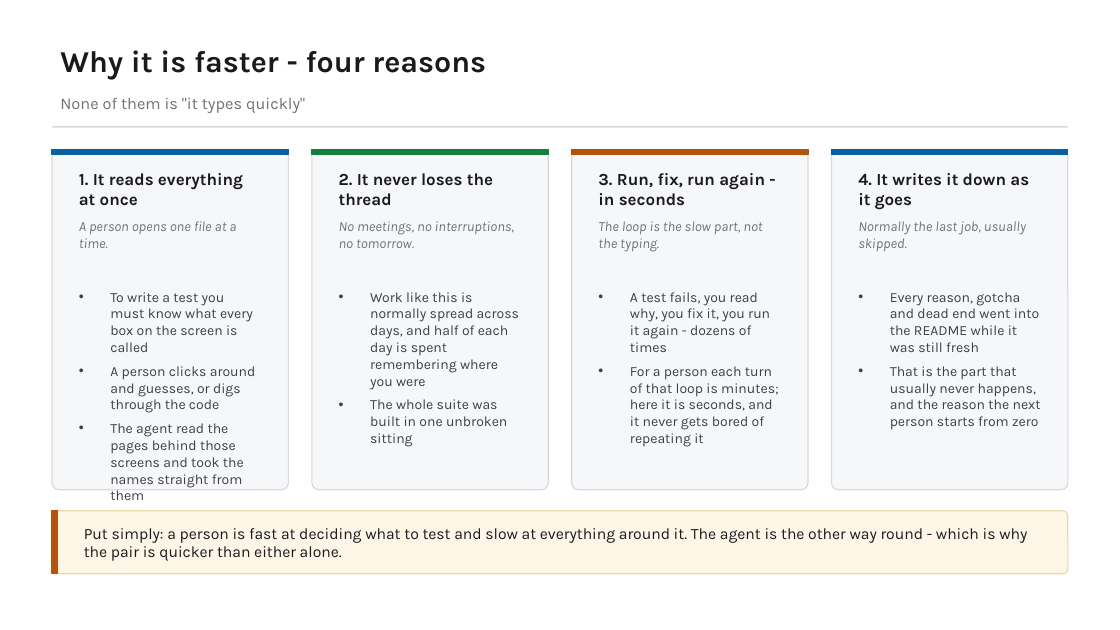
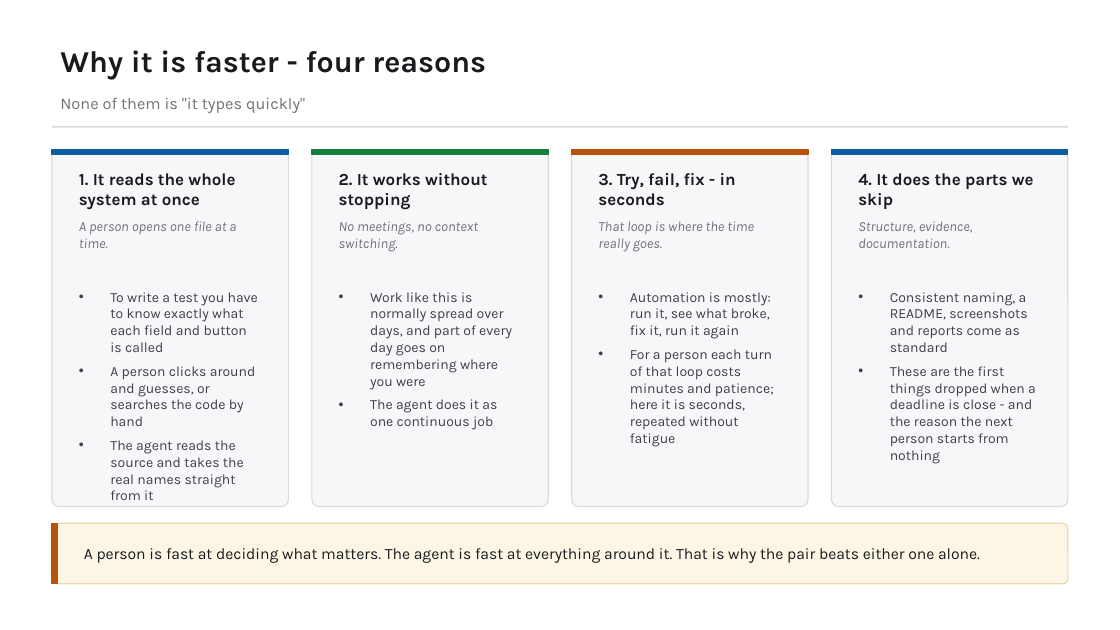
Before and after one commit to bulubuloa/AS.APAC.AI.Workshop, a slide deck: slide 12 of presentations/Web_Test_Automation_Playwright.pptx. Drawn at 1120x630 pixels with LibreOffice and Linux fonts; fonts in the diff are those of the drawing. Boxes give left, top, right and bottom in pixels: in the first picture for what was removed or moved away, otherwise in the second. Text is boxed around its words. In the diff, an @@ line names an element or a change of style, - is before the commit and + after.

```diff
--- a/presentations/Web_Test_Automation_Playwright.pptx
+++ b/presentations/Web_Test_Automation_Playwright.pptx
@@ rounded rectangle: place and size @@
-rounded rectangle at [52,150,288,490]
+rounded rectangle at [52,150,288,507]
@@ text at [79,173,235,210]: text changed @@
-1. It reads everything at once
+1. It reads the whole system at once
@@ rounded rectangle: place and size @@
-rounded rectangle at [312,150,548,490]
+rounded rectangle at [312,150,548,507]
@@ text at [339,173,487,210]: text changed @@
-2. It never loses the thread
+2. It works without stopping
@@ rounded rectangle: place and size @@
-rounded rectangle at [572,150,808,490]
+rounded rectangle at [572,150,808,507]
@@ text at [598,173,736,206]: text changed @@
-3. Run, fix, run again - in seconds
+3. Try, fail, fix - in seconds
@@ rounded rectangle: place and size @@
-rounded rectangle at [832,150,1068,490]
+rounded rectangle at [832,150,1068,507]
@@ text at [858,173,1034,209]: text changed @@
-4. It writes it down as it goes
+4. It does the parts we skip
@@ text at [339,221,478,252]: text changed @@
-No meetings, no interruptions, no tomorrow.
+No meetings, no context switching.
@@ text at [598,221,754,252]: text changed @@
-The loop is the slow part, not the typing.
+That loop is where the time really goes.
@@ text at [858,221,973,248]: text changed @@
-Normally the last job, usually skipped.
+Structure, evidence, documentation.
@@ text at [110,292,258,500]: text changed @@
-• To write a test you must know what every box on the screen is called
-• A person clicks around and guesses, or digs through the code
-• The agent read the pages behind those screens and took the names straight from them
+• To write a test you have to know exactly what each field and button is called
+• A person clicks around and guesses, or searches the code by hand
+• The agent reads the source and takes the real names straight from it
@@ text at [370,292,512,430]: text changed @@
-• Work like this is normally spread across days, and half of each day is spent remembering where you were
-• The whole suite was built in one unbroken sitting
+• Work like this is normally spread over days, and part of every day goes on remembering where you were
+• The agent does it as one continuous job
@@ text at [630,292,774,447]: text changed @@
-• A test fails, you read why, you fix it, you run it again - dozens of times
-• For a person each turn of that loop is minutes; here it is seconds, and it never gets bored of repeating it
+• Automation is mostly: run it, see what broke, fix it, run it again
+• For a person each turn of that loop costs minutes and patience; here it is seconds, repeated without fatigue
@@ text at [890,292,1036,464]: text changed @@
-• Every reason, gotcha and dead end went into the README while it was still fresh
-• That is the part that usually never happens, and the reason the next person starts from zero
+• Consistent naming, a README, screenshots and reports come as standard
+• These are the first things dropped when a deadline is close - and the reason the next person starts from nothing
@@ rounded rectangle: place and size @@
-rounded rectangle at [52,511,1068,574]
+rounded rectangle at [52,523,1068,584]
@@ rectangle: place and size @@
-rectangle at [52,511,58,574]
+rectangle at [52,523,58,584]
@@ rounded rectangle at [52,523,1068,584]: proportions changed @@
@@ text at [84,548,980,563]: text changed @@
-Put simply: a person is fast at deciding what to test and slow at everything around it. The agent is the other way round - which is why the pair is quicker than either alone.
+A person is fast at deciding what matters. The agent is fast at everything around it. That is why the pair beats either one alone.
```
Also in this commit, not shown: 4 other files.
